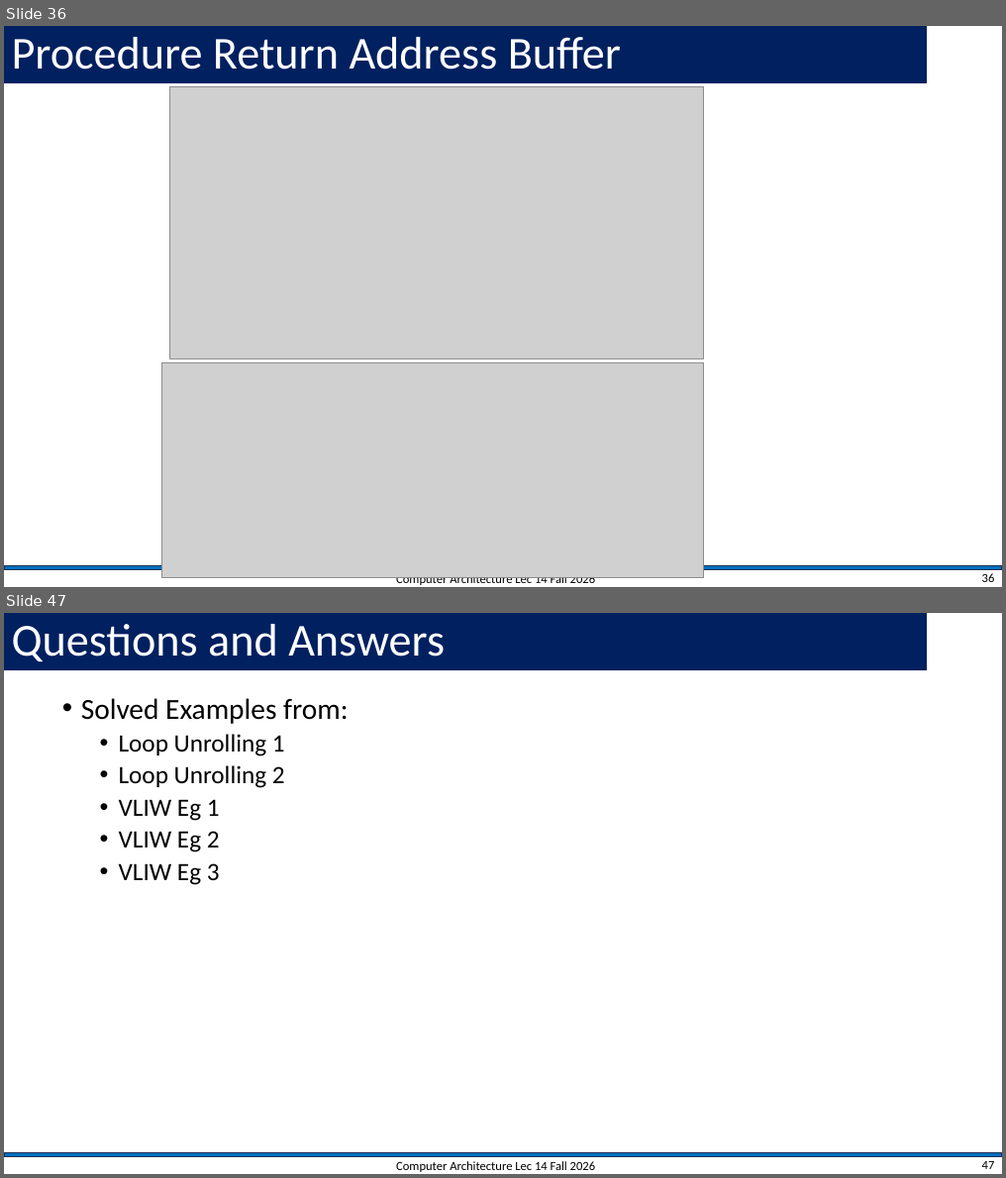
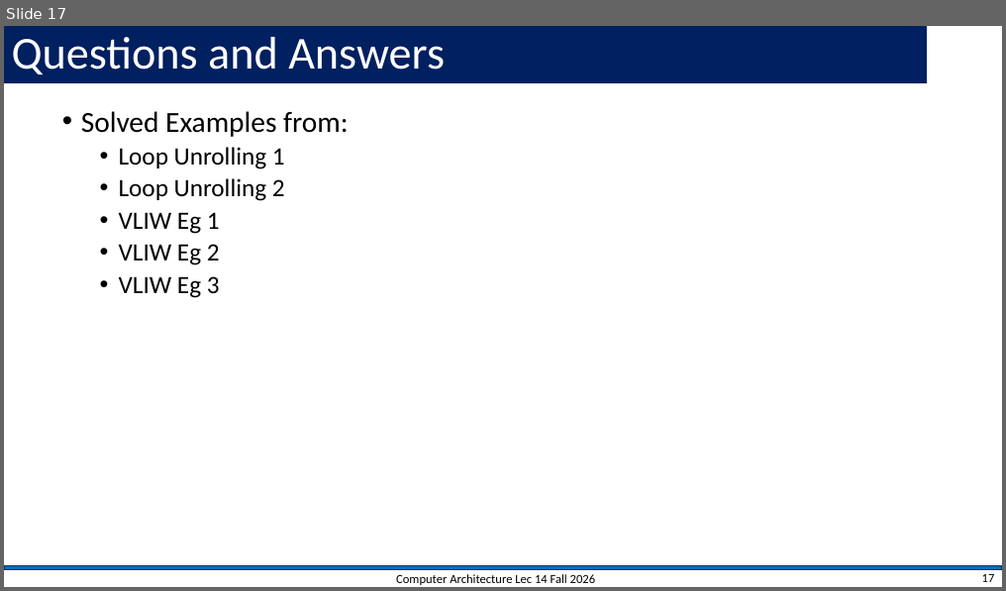
Before and after one commit to shahidmasud/ComputerArchitecture, a slide deck: CompArch_Lec14_Fall2026.ppsx. Shown one above the other, each under a label of ours: slides 36 and 47 before the commit, slide 17 after it; the slides between them are not shown. The pictures are 1006x1178 and 1006x591 pixels, drawn with LibreOffice and Linux fonts; fonts in the diff are those of the drawing; grey boxes stand for pictures; background and template pictures are left out. Boxes give left, top, right and bottom in pixels: in the first picture for what was removed or moved away, otherwise in the second. Text is boxed around its words. In the diff, an @@ line names an element or a change of style, - is before the commit and + after.

```diff
--- a/CompArch_Lec14_Fall2026.ppsx
+++ b/CompArch_Lec14_Fall2026.ppsx
@@ slide 36 removed at box(4, 26, 1002, 587), background #FFFFFF; not listed: 1 template element that a slide beside it also shows @@
@@ title removed at box(4, 26, 927, 83) @@
-Procedure Return Address Buffer
@@ picture removed at box(170, 87, 704, 360) @@
@@ picture removed at box(161, 363, 704, 577) @@
@@ text removed at box(396, 577, 596, 586) @@
-Computer Architecture Lec 14 Fall 2026
@@ page number removed at box(982, 573, 995, 582) @@
-36
@@ what was slide 47 is now slide 17 @@
@@ page number at box(982, 574, 995, 582): text changed @@
-47
+17
```
Also in this commit, not shown: 2 slides changed, 28 other slides removed, 2 other files.
